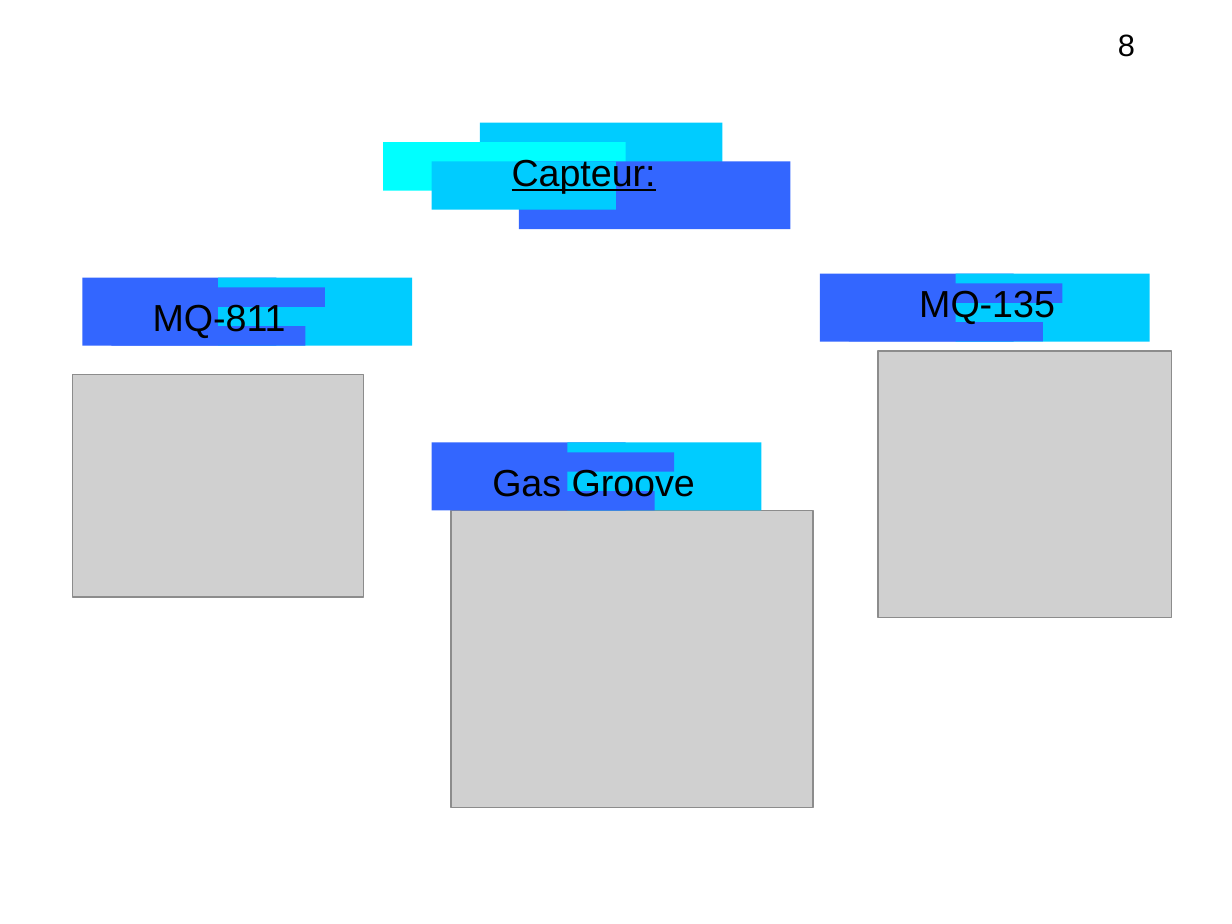
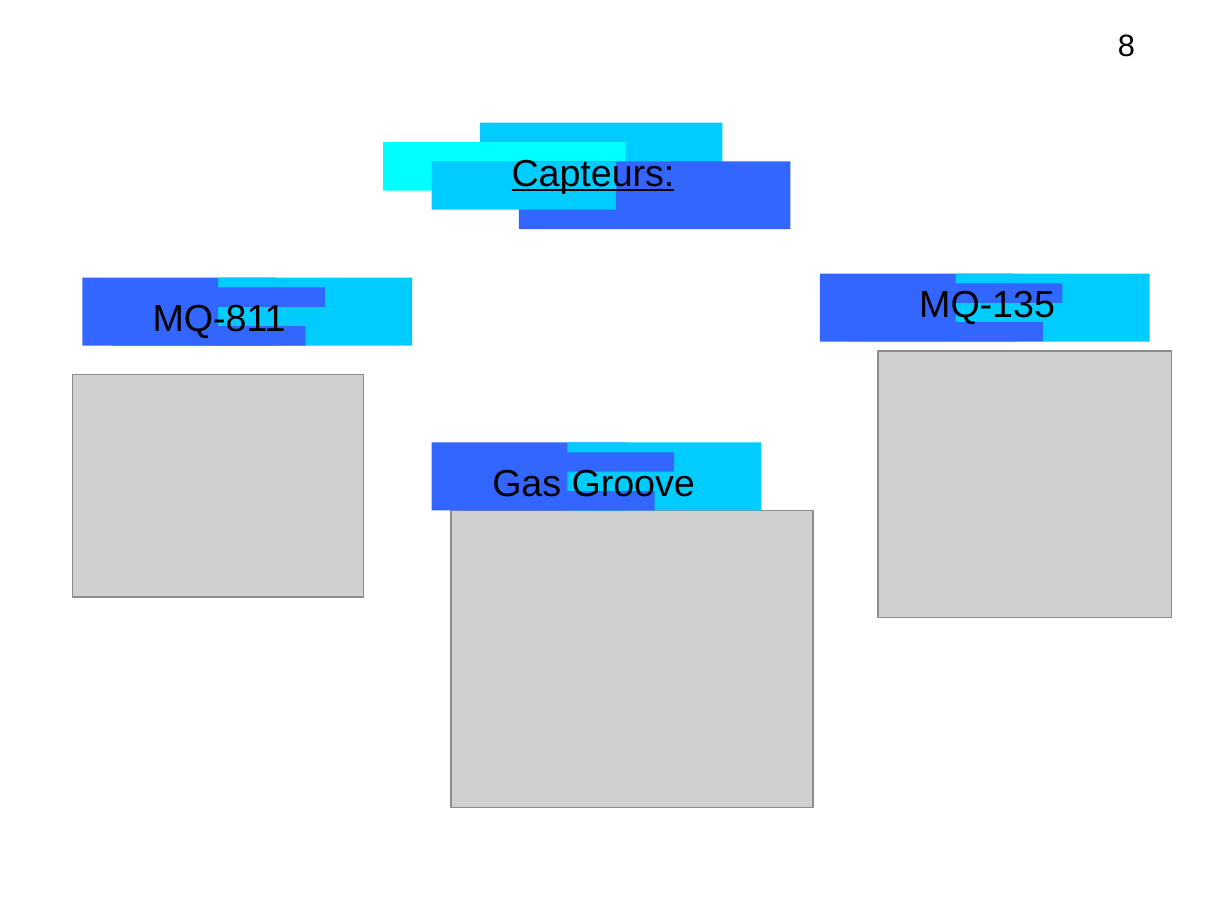
Before and after one commit to lesliesam96/Projet-STI2D, a slide deck: slide 8 of hugo/diapo_R2.odp. Drawn at 1232x924 pixels with LibreOffice and Linux fonts; fonts in the diff are those of the drawing; grey boxes stand for pictures. Boxes give left, top, right and bottom in pixels: in the first picture for what was removed or moved away, otherwise in the second. Text is boxed around its words. In the diff, an @@ line names an element or a change of style, - is before the commit and + after.

```diff
--- a/hugo/diapo_R2.odp
+++ b/hugo/diapo_R2.odp
@@ text at box(512, 156, 675, 193): text changed @@
-Capteur:
+Capteurs:
```
Also in this commit, not shown: 9 other slides changed.
